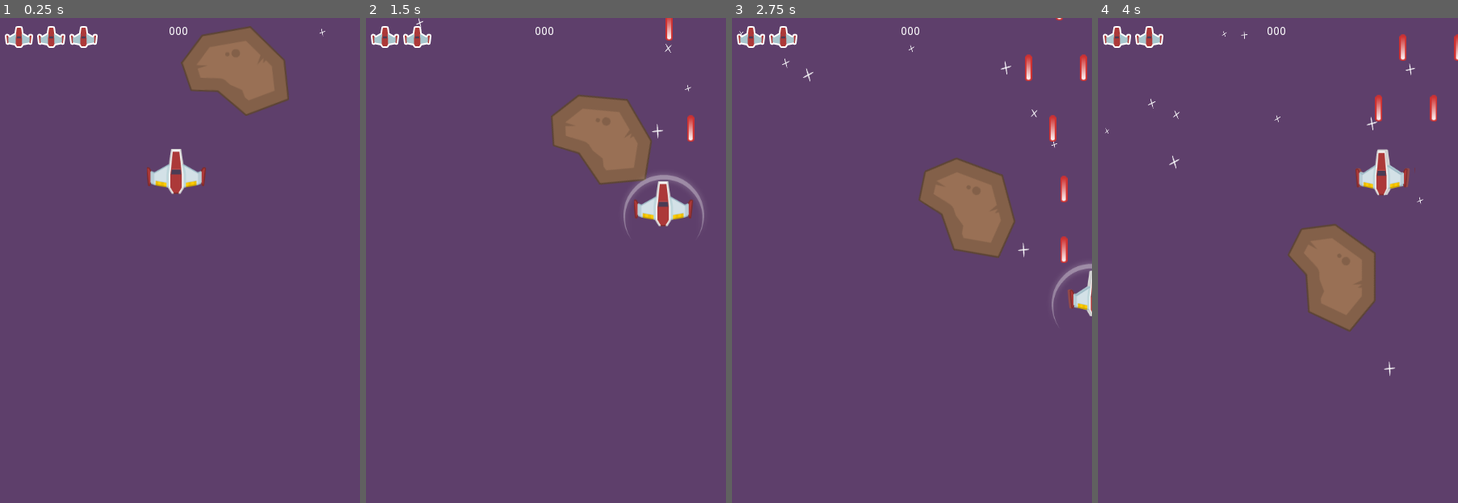
Above: before the commit, frames 1-4 (left to right).
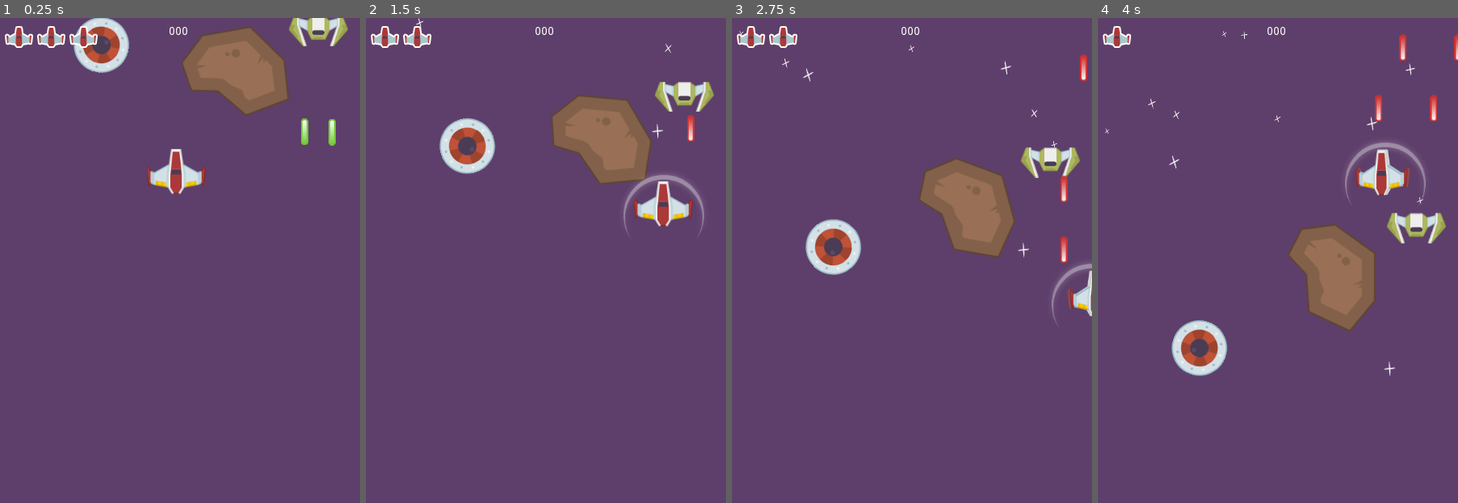
Above: after the commit, the same moments.

Repository: CodeNMore/Yet-Another-Space-Shooter
Game: Godot game, scene res://MainScenes/Gameplay.tscn
The game is run twice, just before and just after one commit, with the same random seed, the same clock (stepped at 60 frames per second) and the same inputs.
Inputs:
- Up to frame 1 (0.25 s): no input
- Up to frame 2 (1.5 s): hold D (move_right) 0.53-1.28 s; hold Space (shoot) 0.53-1.28 s; hold S (move_down) from 1.28 s (still down); tap Space (shoot) at 1.35 s
- Up to frame 3 (2.75 s): release S (move_down) at 2.03 s; hold D (move_right) from 2.03 s (still down); hold Space (shoot) from 2.03 s (still down)
- Up to frame 4 (4 s): release D (move_right) at 2.78 s; release Space (shoot) at 2.78 s; hold W (move_up) 2.78-3.53 s; tap Space (shoot) at 2.85 s; hold A (move_left) from 3.53 s (still down); hold Space (shoot) from 3.53 s (still down)

The runs differ from the first frame. In frame 1, 1.9% of the frame differs, in the area x 20-97%, y 0-27%; in frame 2, 2.0%; in frame 3, 2.1%; in frame 4, 2.5%, in the area x 10-97%, y 1-74%.

Commit message:
Episode 22

Diff:
--- /dev/null
+++ b/Bullet/EnemyBullet.gd
@@ -0,0 +1,20 @@
+extends Area2D
+
+var pBulletEffect := preload("res://Bullet/EnemyBulletEffect.tscn")
+
+export var speed: float = 500
+
+func _physics_process(delta):
+	position.y += speed * delta
+
+func _on_VisibilityNotifier2D_screen_exited():
+	queue_free()
+
+func _on_Bullet_area_entered(area):
+	if area is Player:
+		var bulletEffect := pBulletEffect.instance()
+		bulletEffect.position = position
+		get_parent().add_child(bulletEffect)
+
+		area.damage(1)
+		queue_free()
--- /dev/null
+++ b/Bullet/EnemyBullet.tscn
@@ -0,0 +1,11 @@
+[gd_scene load_steps=4 format=2]
+
+[ext_resource path="res://Bullet/Bullet.tscn" type="PackedScene" id=1]
+[ext_resource path="res://Bullet/EnemyBullet.gd" type="Script" id=2]
+[ext_resource path="res://Textures/laserGreen.png" type="Texture" id=3]
+
+[node name="EnemyBullet" instance=ExtResource( 1 )]
+script = ExtResource( 2 )
+
+[node name="Sprite" parent="." index="0"]
+texture = ExtResource( 3 )
--- /dev/null
+++ b/Bullet/EnemyBulletEffect.tscn
@@ -0,0 +1,7 @@
+[gd_scene load_steps=3 format=2]
+
+[ext_resource path="res://Bullet/BulletEffect.tscn" type="PackedScene" id=1]
+[ext_resource path="res://Textures/laserGreenShot.png" type="Texture" id=2]
+
+[node name="EnemyBulletEffect" instance=ExtResource( 1 )]
+texture = ExtResource( 2 )
--- a/Enemy/Enemy.gd
+++ b/Enemy/Enemy.gd
@@ -1,10 +1,27 @@
 extends Area2D
+class_name Enemy
+
+var plBullet := preload("res://Bullet/EnemyBullet.tscn")
+
+onready var firingPositions := $FiringPositions
 
 export var verticalSpeed := 10.0
 export var health: int = 5
 
+var playerInArea: Player = null
+
+func _process(delta):
+	if playerInArea != null:
+		playerInArea.damage(1)
+
 func _physics_process(delta):
 	position.y += verticalSpeed * delta
+
+func fire():
+	for child in firingPositions.get_children():
+		var bullet := plBullet.instance()
+		bullet.global_position = child.global_position
+		get_tree().current_scene.add_child(bullet)
 
 func damage(amount: int):
 	health -= amount
@@ -13,3 +30,11 @@
 
 func _on_VisibilityNotifier2D_screen_exited():
 	queue_free()
+
+func _on_Enemy_area_entered(area):
+	if area is Player:
+		playerInArea = area
+
+func _on_Enemy_area_exited(area):
+	if area is Player:
+		playerInArea = null
--- a/Enemy/Enemy.tscn
+++ b/Enemy/Enemy.tscn
@@ -4,7 +4,7 @@
 [ext_resource path="res://Enemy/Enemy.gd" type="Script" id=2]
 
 [sub_resource type="CircleShape2D" id=1]
-radius = 46.7907
+radius = 34.9152
 
 [node name="Enemy" type="Area2D" groups=[
 "damageable",
@@ -20,4 +20,8 @@
 [node name="VisibilityNotifier2D" type="VisibilityNotifier2D" parent="."]
 position = Vector2( -0.595272, 0.59528 )
 scale = Vector2( 4.90898, 4.78992 )
+
+[node name="FiringPositions" type="Node2D" parent="."]
+[connection signal="area_entered" from="." to="." method="_on_Enemy_area_entered"]
+[connection signal="area_exited" from="." to="." method="_on_Enemy_area_exited"]
 [connection signal="screen_exited" from="VisibilityNotifier2D" to="." method="_on_VisibilityNotifier2D_screen_exited"]
--- /dev/null
+++ b/Enemy/FastEnemy.gd
@@ -0,0 +1,6 @@
+extends Enemy
+
+export var rotationRate := 20
+
+func _process(delta):
+	rotate(deg2rad(rotationRate) * delta)
--- /dev/null
+++ b/Enemy/FastEnemy.tscn
@@ -0,0 +1,17 @@
+[gd_scene load_steps=3 format=2]
+
+[ext_resource path="res://Enemy/Enemy.tscn" type="PackedScene" id=1]
+[ext_resource path="res://Enemy/FastEnemy.gd" type="Script" id=2]
+
+[node name="FastEnemy" instance=ExtResource( 1 )]
+script = ExtResource( 2 )
+verticalSpeed = 100.0
+health = 20
+rotationRate = 50
+
+[node name="Sprite" parent="." index="0"]
+scale = Vector2( 0.75, 0.75 )
+
+[node name="VisibilityNotifier2D" parent="." index="2"]
+position = Vector2( 0.793705, 0.198427 )
+scale = Vector2( 3.69859, 3.67874 )
--- /dev/null
+++ b/Enemy/SlowShooter.gd
@@ -0,0 +1,10 @@
+extends Enemy
+
+onready var fireTimer := $FireTimer
+
+export var fireRate := 1.0
+
+func _process(delta):
+	if fireTimer.is_stopped():
+		fire()
+		fireTimer.start(fireRate)
--- /dev/null
+++ b/Enemy/SlowShooter.tscn
@@ -0,0 +1,35 @@
+[gd_scene load_steps=5 format=2]
+
+[ext_resource path="res://Enemy/Enemy.tscn" type="PackedScene" id=1]
+[ext_resource path="res://Textures/enemyShip.png" type="Texture" id=2]
+[ext_resource path="res://Enemy/SlowShooter.gd" type="Script" id=3]
+
+[sub_resource type="RectangleShape2D" id=1]
+extents = Vector2( 36.104, 13.1419 )
+
+[node name="SlowShooter" instance=ExtResource( 1 )]
+script = ExtResource( 3 )
+verticalSpeed = 65.0
+health = 40
+fireRate = 3.0
+
+[node name="Sprite" parent="." index="0"]
+scale = Vector2( 0.75, 0.75 )
+texture = ExtResource( 2 )
+
+[node name="CollisionShape2D" parent="." index="1"]
+position = Vector2( 0, -1.98425 )
+shape = SubResource( 1 )
+
+[node name="VisibilityNotifier2D" parent="." index="2"]
+position = Vector2( 0.396855, -0.793698 )
+scale = Vector2( 3.85733, 2.15086 )
+
+[node name="LeftGun" type="Node2D" parent="FiringPositions" index="0"]
+position = Vector2( -17.0646, 23.0173 )
+
+[node name="RightGun" type="Node2D" parent="FiringPositions" index="1"]
+position = Vector2( 17.0646, 23.4142 )
+
+[node name="FireTimer" type="Timer" parent="." index="4"]
+one_shot = true
--- a/MainScenes/Gameplay.tscn
+++ b/MainScenes/Gameplay.tscn
@@ -1,10 +1,12 @@
-[gd_scene load_steps=6 format=2]
+[gd_scene load_steps=8 format=2]
 
 [ext_resource path="res://Player/Player.tscn" type="PackedScene" id=1]
 [ext_resource path="res://Textures/backgroundColor.png" type="Texture" id=2]
 [ext_resource path="res://Textures/starBig.png" type="Texture" id=3]
 [ext_resource path="res://Meteor/Meteor.tscn" type="PackedScene" id=4]
 [ext_resource path="res://HUD/HUD.tscn" type="PackedScene" id=5]
+[ext_resource path="res://Enemy/FastEnemy.tscn" type="PackedScene" id=6]
+[ext_resource path="res://Enemy/SlowShooter.tscn" type="PackedScene" id=7]
 
 [node name="Gameplay" type="Node"]
 
@@ -40,3 +42,9 @@
 
 [node name="Meteor" parent="." instance=ExtResource( 4 )]
 position = Vector2( 296, 48 )
+
+[node name="FastEnemy" parent="." instance=ExtResource( 6 )]
+position = Vector2( 129.624, 8.32446 )
+
+[node name="SlowShooter" parent="." instance=ExtResource( 7 )]
+position = Vector2( 398.385, 0 )
--- a/project.godot
+++ b/project.godot
@@ -10,11 +10,17 @@
 
 _global_script_classes=[ {
 "base": "Area2D",
+"class": "Enemy",
+"language": "GDScript",
+"path": "res://Enemy/Enemy.gd"
+}, {
+"base": "Area2D",
 "class": "Player",
 "language": "GDScript",
 "path": "res://Player/Player.gd"
 } ]
 _global_script_class_icons={
+"Enemy": "",
 "Player": ""
 }
 
